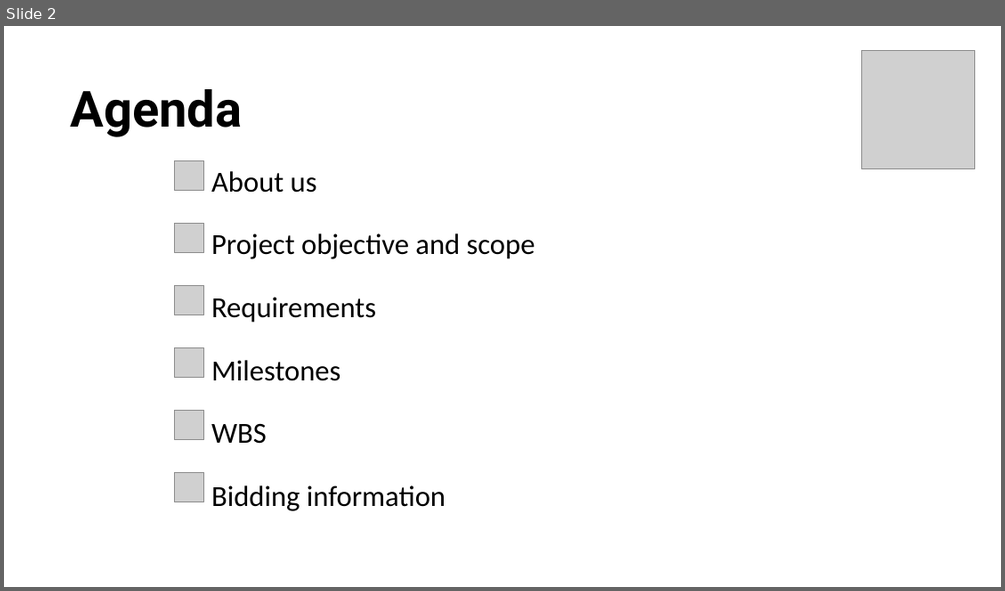
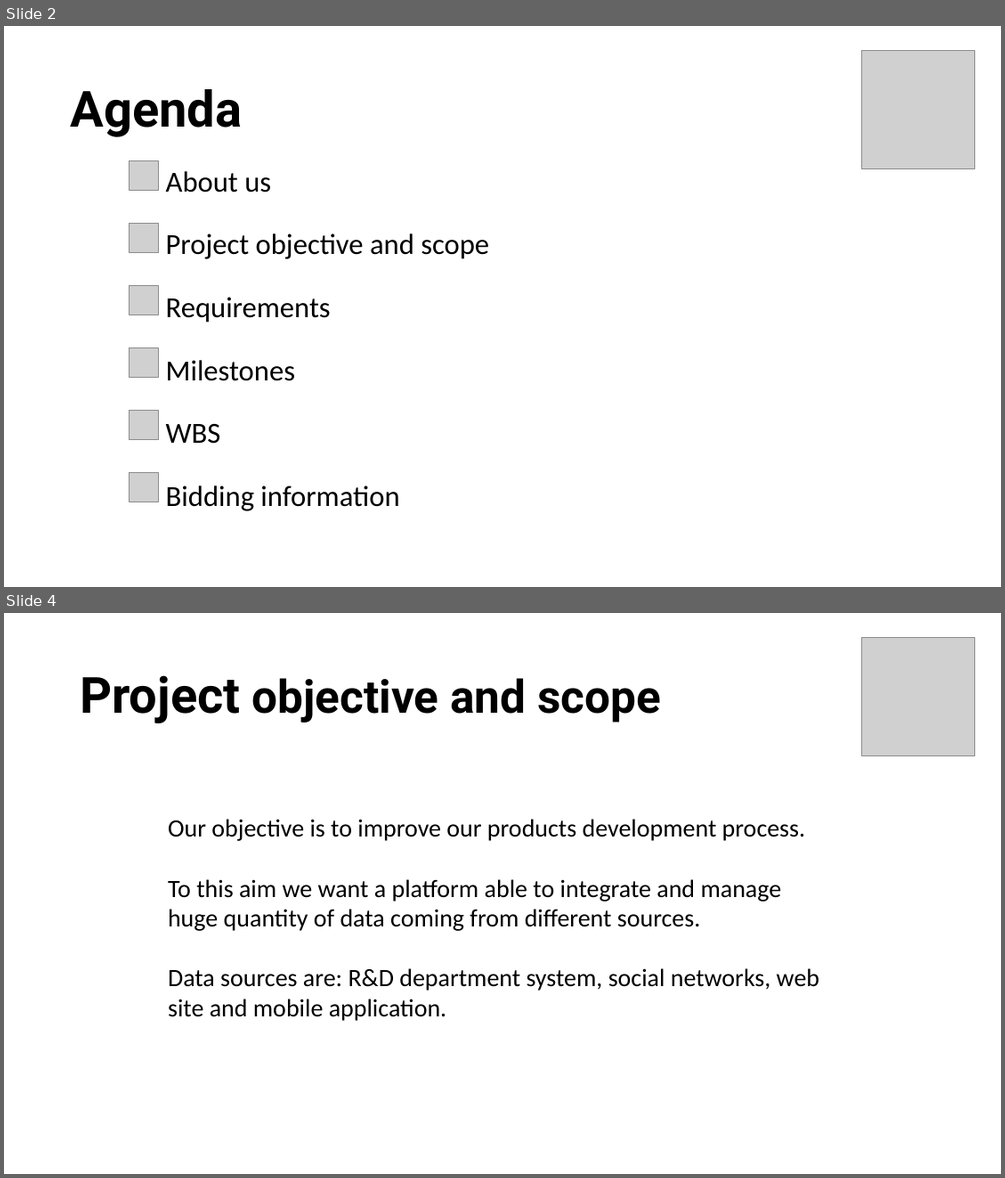
Before and after one commit to seraogianluca/IR2, a slide deck: PM/RFP Presentation.pptx. Shown one above the other, each under a label of ours: slide 2 before the commit, slides 2 and 4 after it; the slides between them are not shown. The pictures are 1005x591 and 1005x1178 pixels, drawn with LibreOffice and Linux fonts; fonts in the diff are those of the drawing; grey boxes stand for pictures. Boxes give left, top, right and bottom in pixels: in the first picture for what was removed or moved away, otherwise in the second. Text is boxed around its words. In the diff, an @@ line names an element or a change of style, - is before the commit and + after.

```diff
--- a/PM/RFP Presentation.pptx
+++ b/PM/RFP Presentation.pptx
@@ slide 4 added at (4,613,1001,1174), background #FFFFFF @@
@@ picture added at (862,637,975,755) @@
@@ title added at (80,675,661,723), 44 pt, text #000000, bold @@
+Project objective and scope
@@ text added at (168,819,819,1021), 24 pt, text #000000 @@
+Our objective is to improve our products development process.
+To this aim we want a platform able to integrate and manage huge quantity of data coming from different sources.
+Data sources are: R&D department system, social networks, web site and mobile application.
@@ slide 2 changed as well @@
@@ 6 pictures, 1 subtitle: place and size @@
-6 pictures, 1 subtitle at (175,160,535,511)
+6 pictures, 1 subtitle at (129,160,489,511)
```
Also in this commit, not shown: 2 other slides changed, 14 other slides added, 6 other files.
